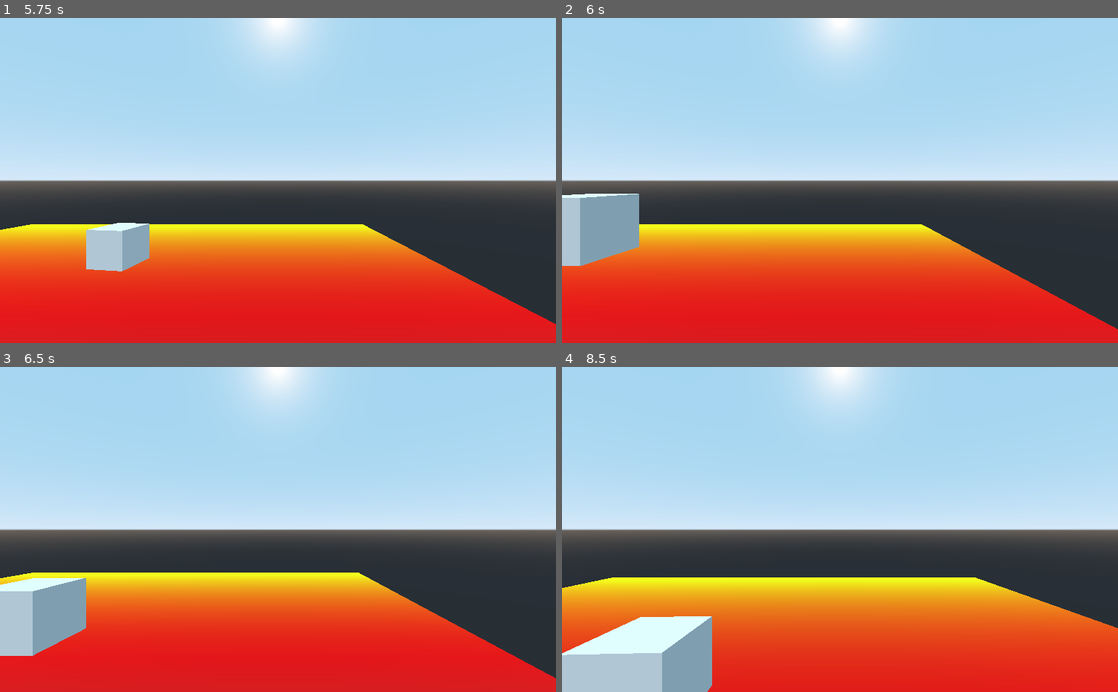
Above: before the commit, frames 1-4 (two rows, left to right).
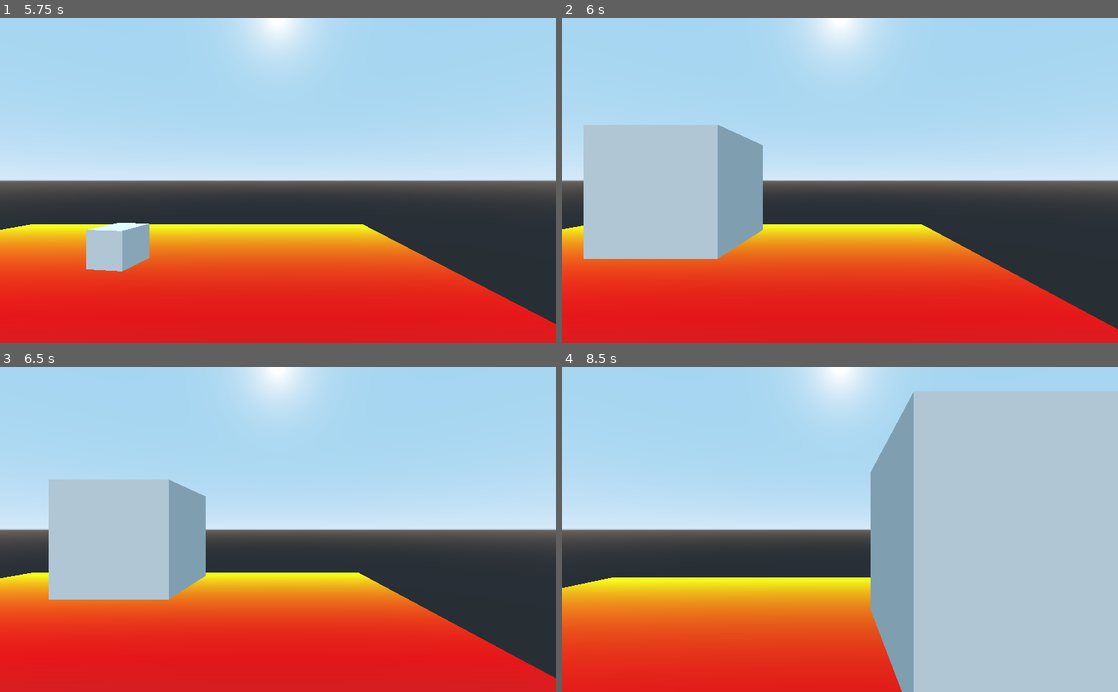
Above: after the commit, the same moments.

Repository: Inateblig/GodotPickupSystem
Game: Godot game, scene res://World.tscn
Two runs of this game, one before a commit and one after it. Both use one fixed random seed, a clock stepped at 60 frames per second and the inputs below.
Inputs (mouse positions are in pixels of both pictures, inside the frame that each line leads up to):
- Up to frame 1 (5.75 s): tap Enter at 0.5, 3.5 s; move the mouse to (400, 164) at 0.52 s; hold D (d) 0.53-1.28 s; tap Space (jump) at 0.77, 1.52, 2, 3.02, 3.77, 4.52, 5 s; tap E (e) at 0.8, 1.35, 3.8, 4.35 s; move the mouse to (166, 196) at 1.27 s; tap F (f) at 1.55, 4.55 s; move the mouse to (333, 109) at 2.02 s; hold F (f) 2.03-2.78 s; tap S (s) at 2.3, 2.85, 5.3 s; move the mouse to (250, 245) at 2.77 s; tap D (d) at 3.05 s; move the mouse to (444, 229) at 3.52 s; hold D (d) 3.53-4.28 s; move the mouse to (111, 131) at 4.27 s; move the mouse to (305, 180) at 5.02 s; hold F (f) from 5.03 s (still down)
- Up to frame 2 (6 s): move the mouse to (756, 99) at 5.77 s; release F (f) at 5.78 s; click (756, 99) at 5.85 s
- Up to frame 3 (6.5 s): tap Space (jump) at 6.02 s; tap D (d) at 6.05 s
- Up to frame 4 (8.5 s): move the mouse to (962, 513) at 6.52 s; hold S (s) 6.53-7.28 s; tap Space (jump) at 6.77, 7.52 s; tap E (e) at 6.8 s; move the mouse to (728, 545) at 7.27 s; tap D (d) at 7.35 s; tap F (f) at 7.55 s; tap Enter at 8 s; move the mouse to (895, 458) at 8.02 s; hold E (e) from 8.03 s (still down); tap S (s) at 8.3 s

Frame 1 is identical in both runs. In frame 2, 13% of the frame differs, in the area x 0-37%, y 32-77%; in frame 3, 13%; in frame 4, 45%, in the area x 0-100%, y 7-100%.
Error before the commit: Invalid get index '0' (on base: 'RigidBody (Object.gd)'). (res://Spatial.gd:24)

Commit message:
fixed Invalid get index '0' (on base: 'Array')

Diff:
--- a/src/Knbd.gd
+++ b/src/Knbd.gd
@@ -1,5 +1,6 @@
 extends "res://Object.gd"
 
 func init():
+	add_to_group("obj")
 	print(get_name())
 	self.name = "Object"
--- a/src/Object.gd
+++ b/src/Object.gd
@@ -1,4 +1,7 @@
 extends Spatial
+
+func _init():
+	add_to_group("obj")
 
 func set_kndb(_vel, bd: Object, knbdscript):
 	self.replace_by(bd)
--- a/src/Rgbd.gd
+++ b/src/Rgbd.gd
@@ -1,5 +1,6 @@
 extends "res://Object.gd"
 
 func _init():
+	add_to_group("obj")
 	print(get_name())
 	self.name = "Object"
--- a/src/Spatial.gd
+++ b/src/Spatial.gd
@@ -17,19 +17,20 @@
 var knbdscript = preload("res://Knbd.gd")
 var rgdbscript = preload("res://Rgbd.gd")
 
-onready var object = get_node("Object")
+onready var object = get_tree().get_nodes_in_group("obj")[0]
 func _physics_process(_dt):
 	if Input.is_action_pressed("pickup"):
 #		object = get_node("Object")
-		var vel = ($Player/Head/Camera/Position3D.global_transform.origin - object[0].global_transform.origin)
+		var vel = ($Player/Head/Camera/Position3D.global_transform.origin - object.global_transform.origin)
 #		print(object.global_transform.origin)
 		if !set_knbd_hase:
-			object = get_tree().get_nodes_in_group("obj")
+			if object == null:
+				object = get_node("@@2")
 			print(object)
 			set_knbd_hase = true
 			set_rgbd_hase = false
-			object[0].set_kndb(vel, knbd, knbdscript)
-		object[0].pick_up(vel, knbd)
+			object.set_kndb(vel, knbd, knbdscript)
+		object.pick_up(vel, knbd)
 #		print(object)
 	elif Input.is_action_just_released("pickup"):
 		print("dropped")
--- a/src/World.tscn
+++ b/src/World.tscn
@@ -47,7 +47,7 @@
 [node name="Position3D" type="Position3D" parent="Player/Head/Camera"]
 transform = Transform( 1, 0, 0, 0, 1, 0, 0, 0, 1, 0, 0, -4 )
 
-[node name="Object" type="RigidBody" parent="." groups=["obj"]]
+[node name="Object" type="RigidBody" parent="."]
 transform = Transform( 1, 0, 0, 0, 1, 0, 0, 0, 1, 0, 0, -5 )
 script = ExtResource( 3 )
 
